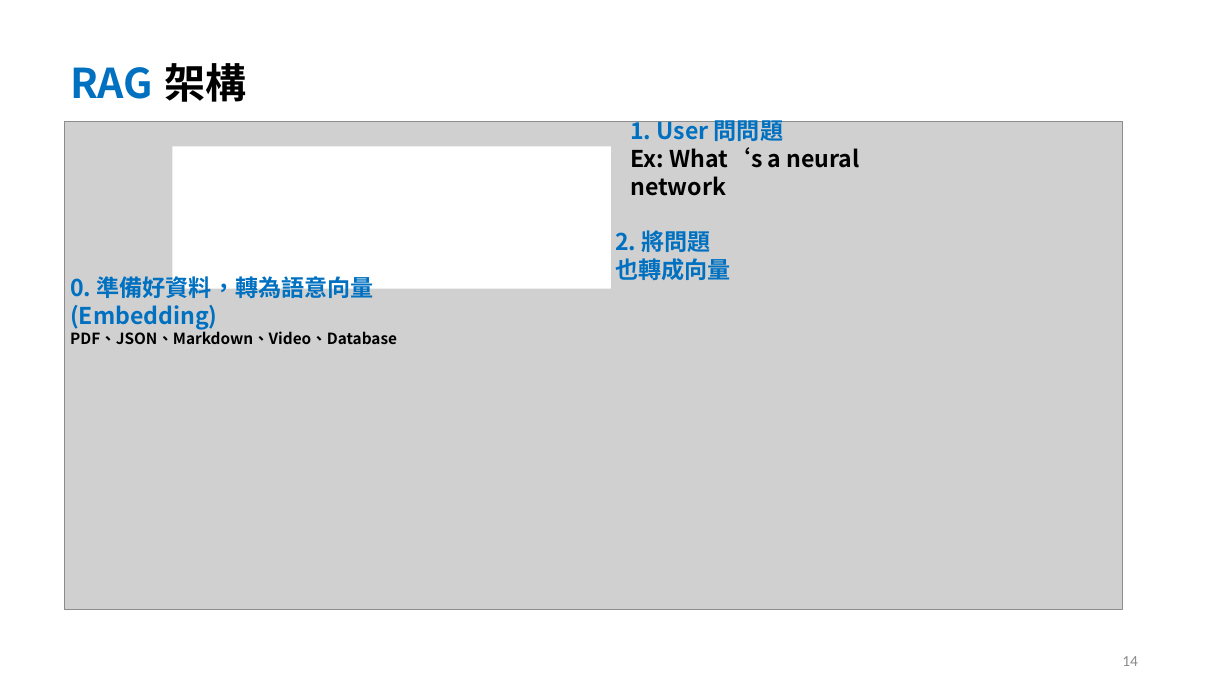
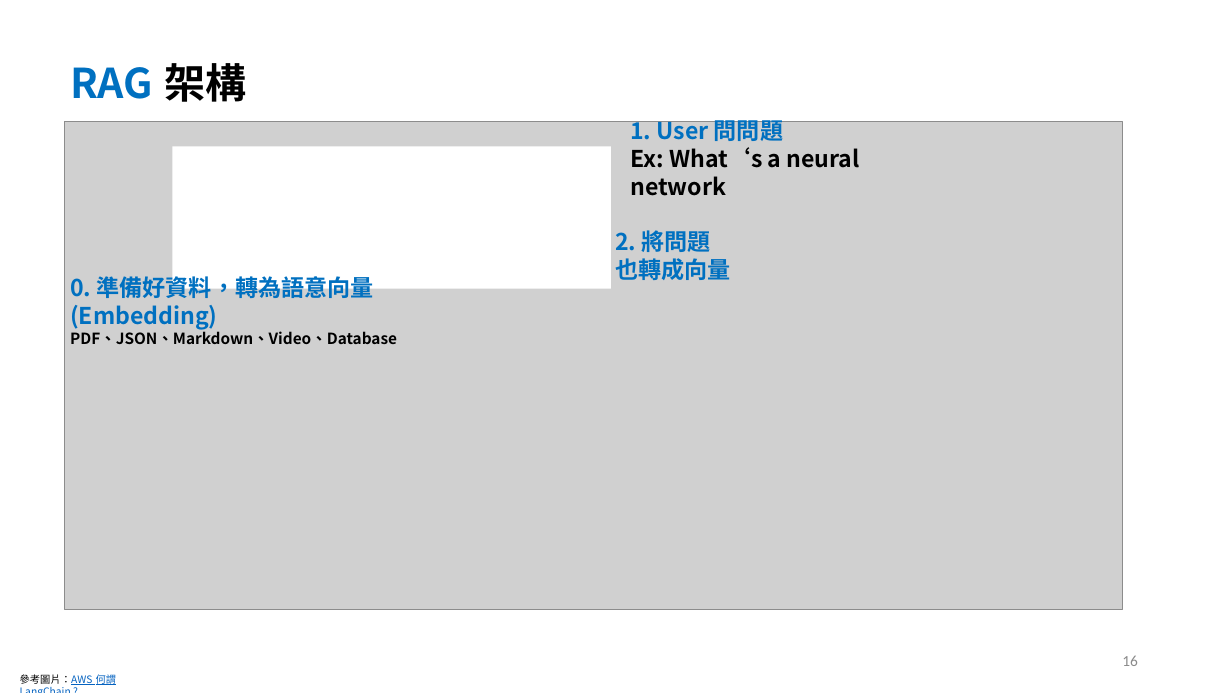
Before and after one commit to cathayins/llama_club, a slide deck: slide 17 of R1/R1.pptx (slide 15 before the commit). Drawn at 1232x693 pixels with LibreOffice and Linux fonts; fonts in the diff are those of the drawing; grey boxes stand for pictures. Boxes give left, top, right and bottom in pixels: in the first picture for what was removed or moved away, otherwise in the second. Text is boxed around its words. In the diff, an @@ line names an element or a change of style, - is before the commit and + after.

```diff
--- a/R1/R1.pptx
+++ b/R1/R1.pptx
@@ page number at <box>1122,655,1138,666</box>: text changed @@
-14
+16
@@ text added at <box>20,672,117,686</box>, 8 pt, text #0563C1, underline @@
+參考圖片：AWS 何謂 LangChain ?
```
Also in this commit, not shown: 9 other slides changed, 2 slides added, 2 other files.
